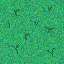
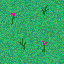
Layers edited between the first and the second 64 x 64 image:
added layer "Layer 4" above "Layer 3" over left=11, top=5, right=49, bottom=52
hid "Layer 2" over left=7, top=6, right=55, bottom=57
